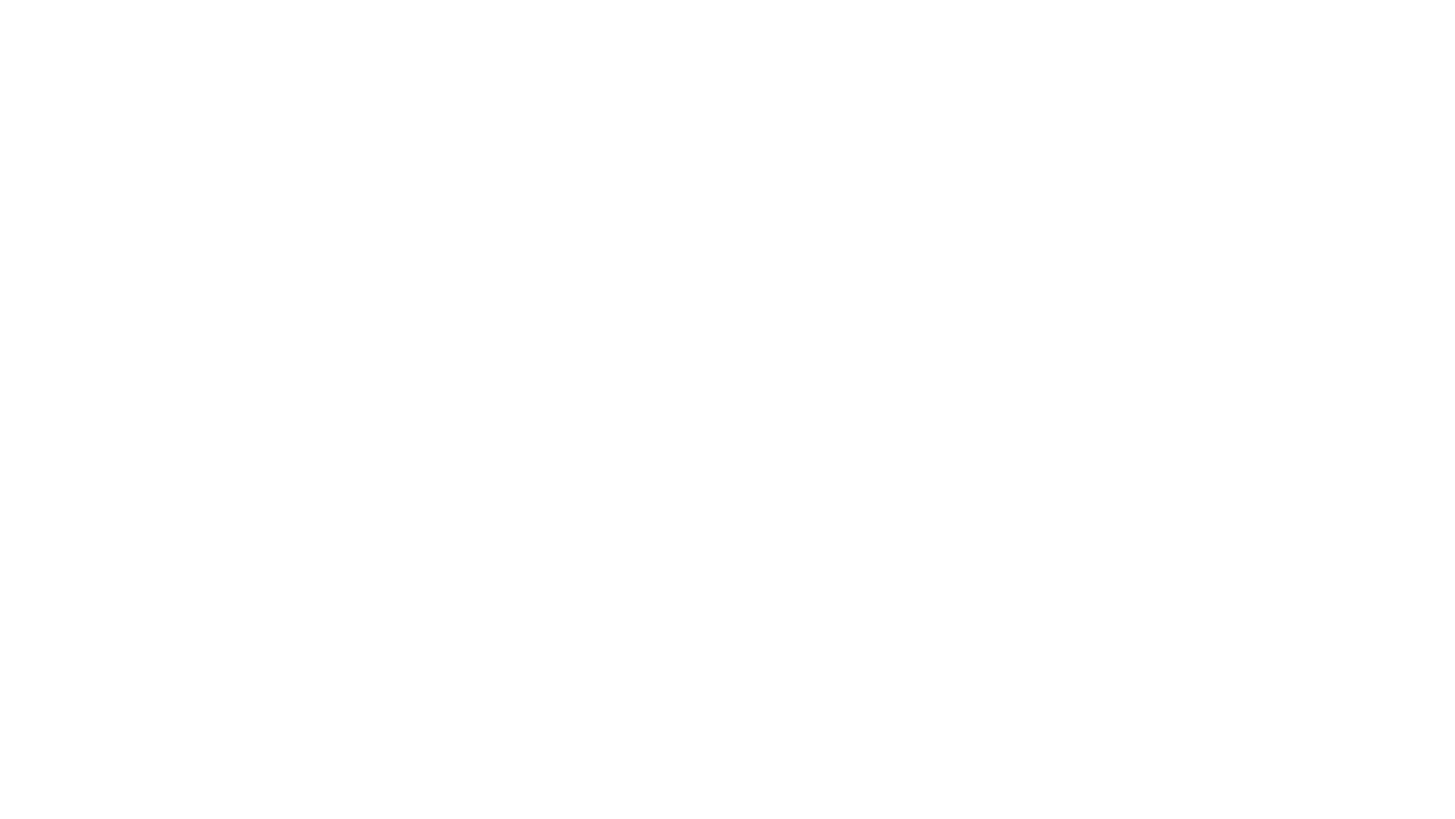
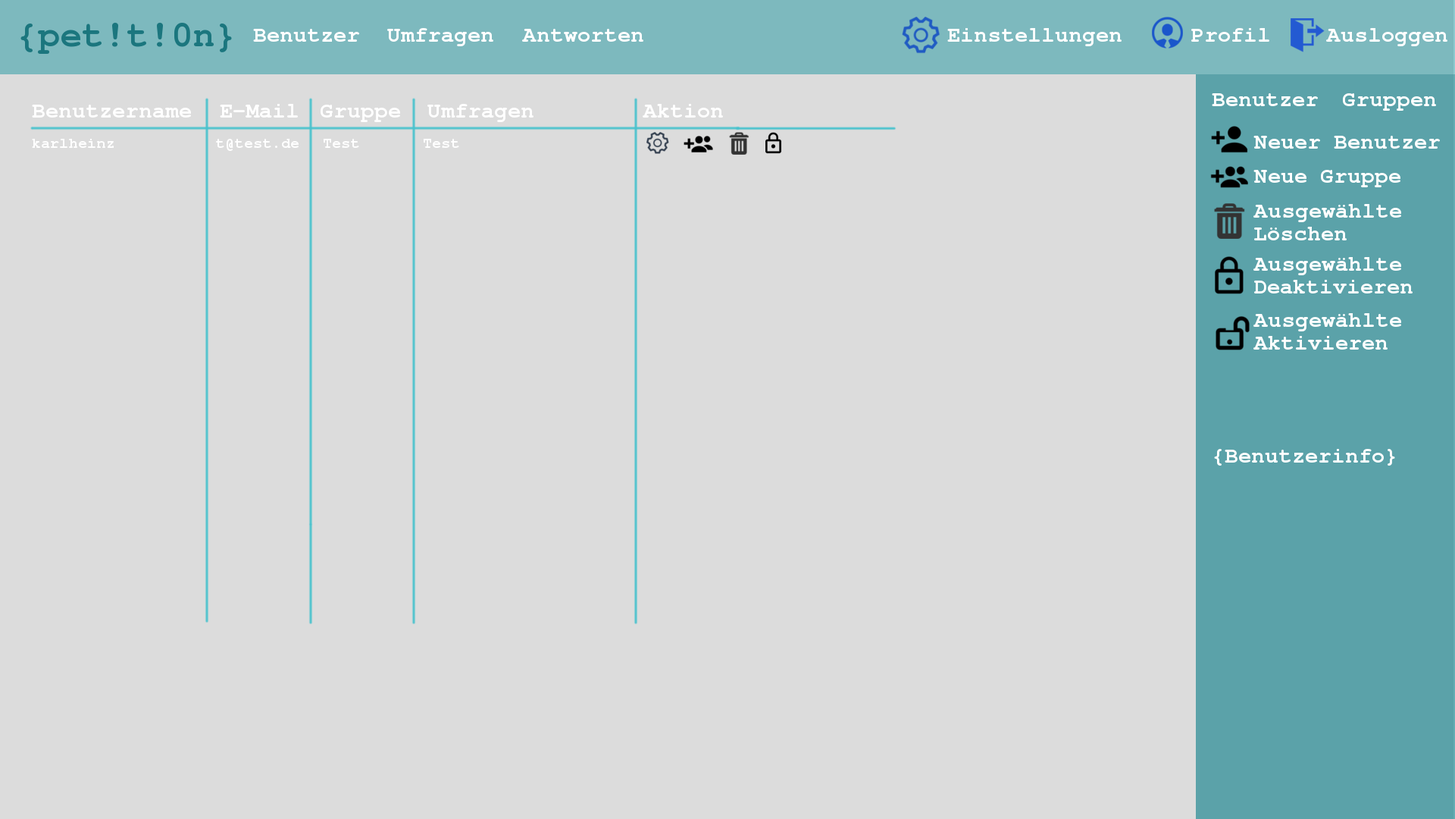
Two versions of the same layered image (1455 × 819). Layer-by-layer changes:
added group "Topbar" with 11 layers above "Sidebar-Profile" over [0, 0, 1455, 75]
added layer "Ausloggen" in group "Topbar" over [1326, 28, 1448, 47]
added layer "{pet!t!0n}" in group "Topbar" over [20, 22, 232, 54]
added layer "Einstellungen" in group "Topbar" over [947, 28, 1122, 47]
added layer "Antworten" in group "Topbar" over [522, 28, 644, 42]
added layer "Umfragen" in group "Topbar" over [387, 28, 494, 47]
added layer "Benutzer" in group "Topbar" over [253, 28, 360, 42]
added layer "Top-Back" (55%) in group "Topbar" over [0, 0, 1455, 75]
added group "View-User" with 24 layers above "Sidebar" over [29, 93, 1441, 625]
added layer "karlheinz t@test.de ..." in group "View-User" over [31, 138, 460, 151]
added layer "Umfragen #1" in group "View-User" over [427, 103, 534, 123]
added layer "Gruppe" in group "View-User" over [320, 104, 401, 123]
added layer "Benutzername" in group "View-User" over [31, 104, 192, 118]
added layer "Tabelle" in group "View-User" over [29, 97, 897, 625]
added layer "Gruppen" in group "View-User" over [1343, 93, 1437, 111]
added layer "Benutzer #1" in group "View-User" over [1212, 93, 1319, 107]
added layer "{Benutzerinfo}" in group "View-User" over [1214, 448, 1396, 466]
added layer "Ausgewählte ... #2" in group "View-User" over [1253, 313, 1402, 350]
added layer "Ausgewählte ... #1" in group "View-User" over [1253, 256, 1413, 294]
added layer "Ausgewählte ..." in group "View-User" over [1253, 203, 1402, 241]
added layer "Neue Gruppe" in group "View-User" over [1253, 169, 1401, 188]
added layer "Neuer Benutzer" in group "View-User" over [1253, 135, 1441, 149]
added layer "Sidebar" (71%) above "Hintergrund" over [1196, 74, 1455, 819]
painted on "Hintergrund" over [0, 0, 1455, 819]
…and 15 more changes (15 added)
